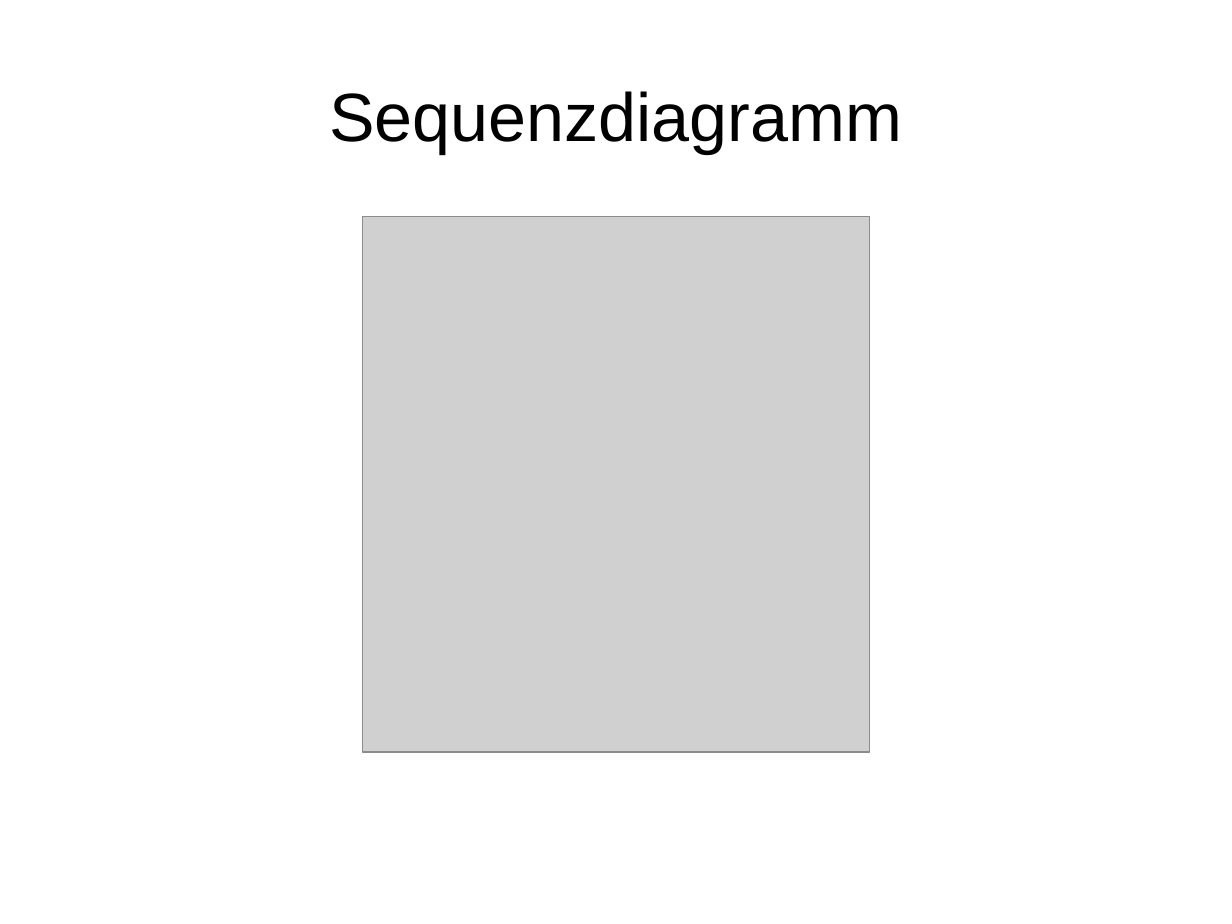
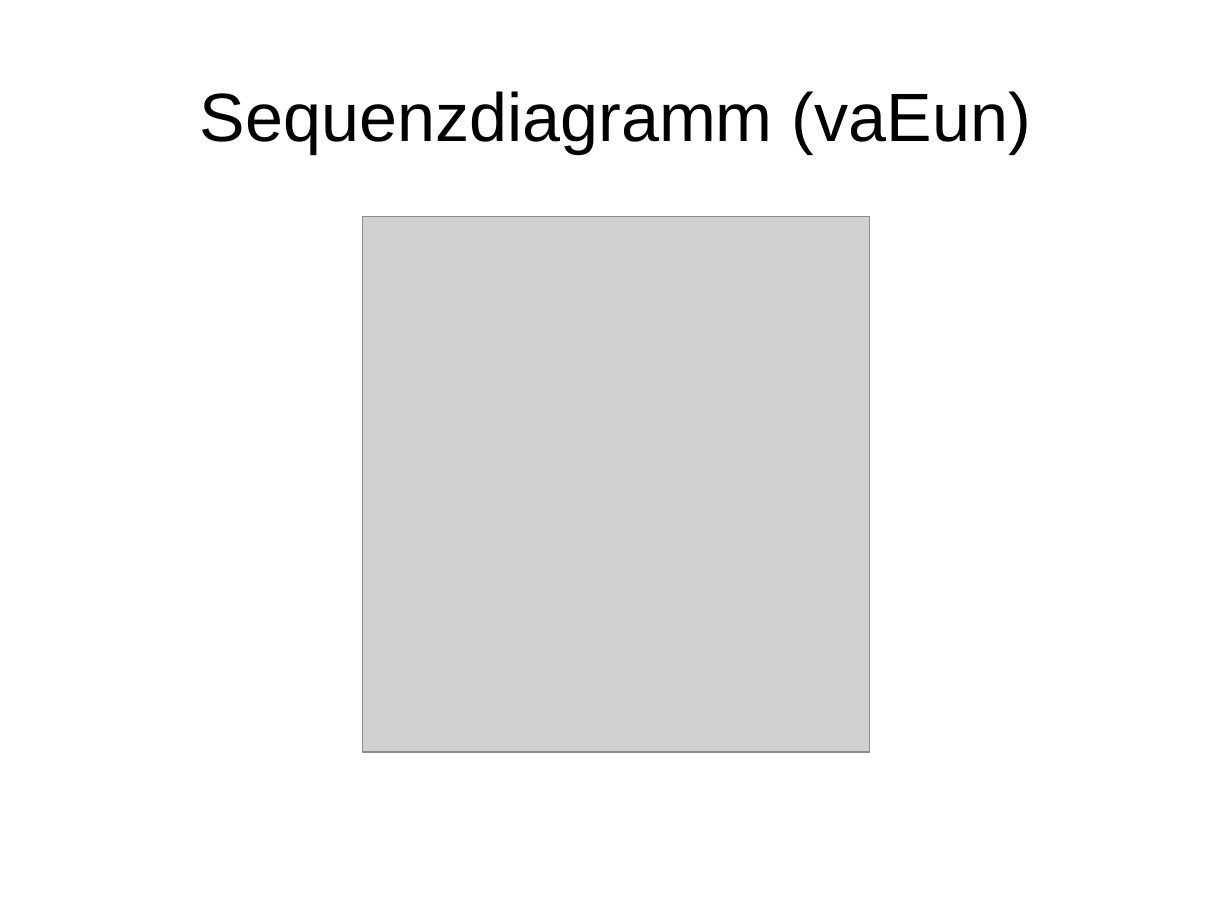
Before and after one commit to janhelmle/weiterbildung_fachinformatiker_ihk_projektantrag, a slide deck: slide 10 of praesentation/presentation_v1.odp. Drawn at 1232x924 pixels with LibreOffice and Linux fonts; fonts in the diff are those of the drawing; grey boxes stand for pictures. Boxes give left, top, right and bottom in pixels: in the first picture for what was removed or moved away, otherwise in the second. Text is boxed around its words. In the diff, an @@ line names an element or a change of style, - is before the commit and + after.

```diff
--- a/praesentation/presentation_v1.odp
+++ b/praesentation/presentation_v1.odp
@@ title at bbox=[200, 91, 1031, 153]: text changed @@
-Sequenzdiagramm
+Sequenzdiagramm (vaEun)
```
Also in this commit, not shown: 13 other slides changed.
